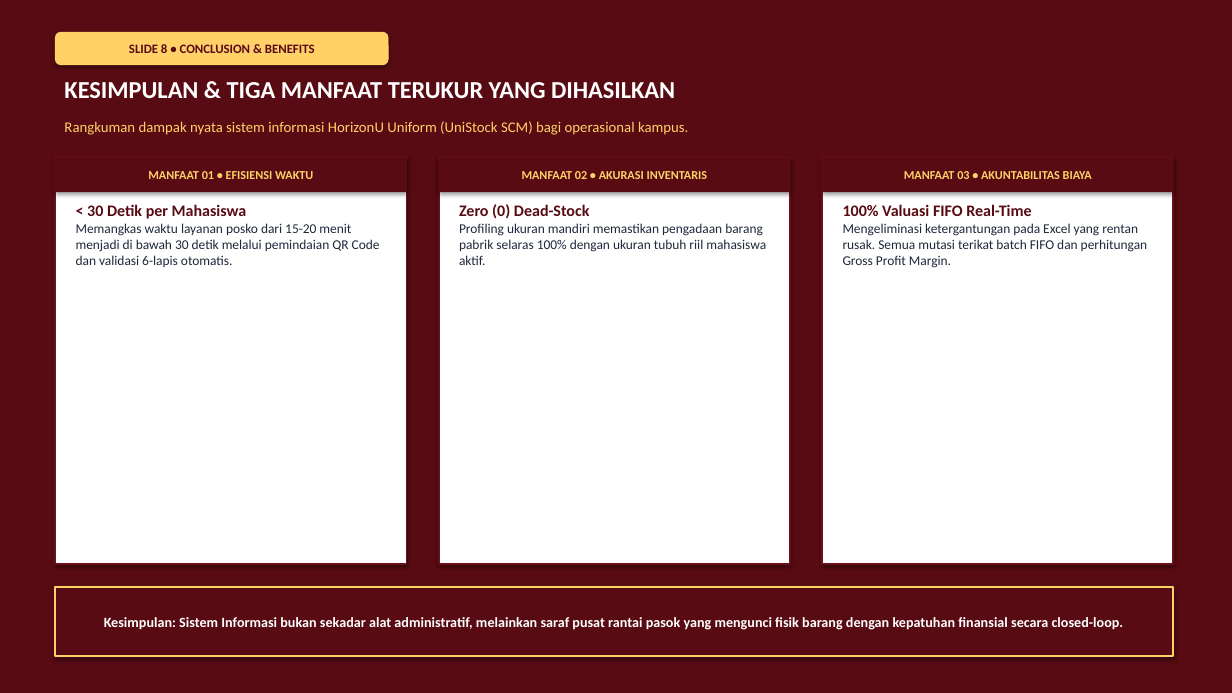
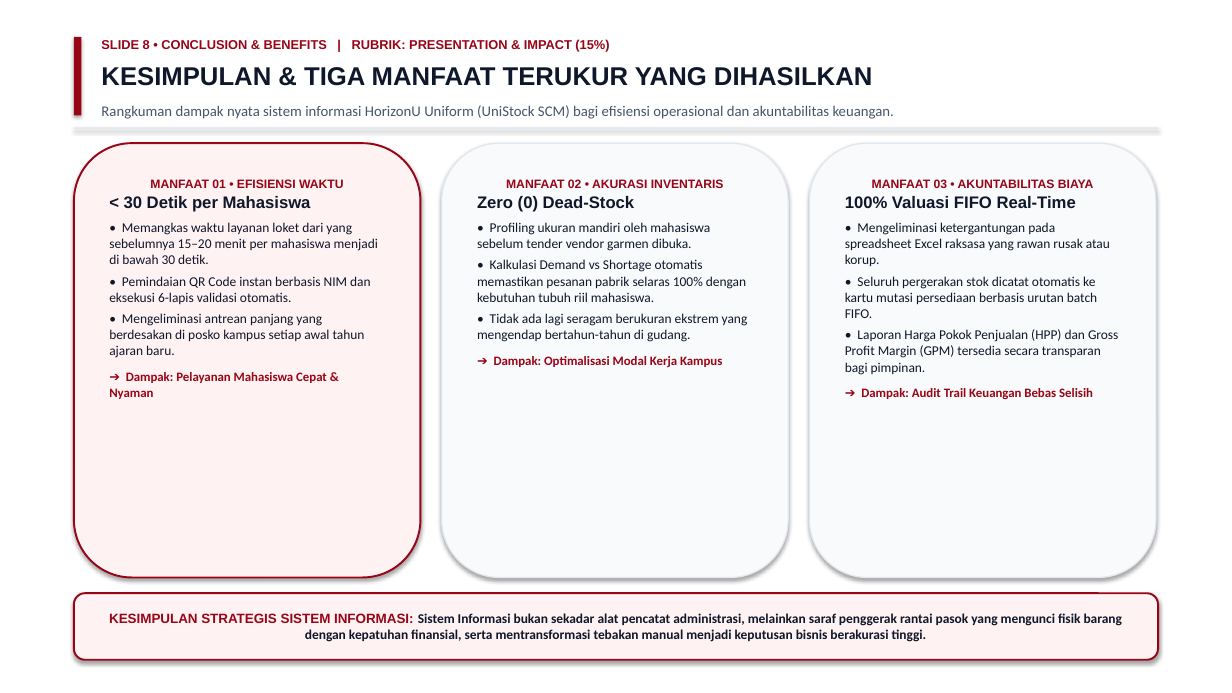
Before and after one commit to hildan-anugrah/tectnospark, a slide deck: slide 8 of HorizonU_Uniform_UniStock_SCM_Presentasi_Technospark.pptx. Drawn at 1232x693 pixels with LibreOffice and Linux fonts; fonts in the diff are those of the drawing. Boxes give left, top, right and bottom in pixels: in the first picture for what was removed or moved away, otherwise in the second. Text is boxed around its words. In the diff, an @@ line names an element or a change of style, - is before the commit and + after.

Commit message:
style: align color palette to corporate white and crimson matching pitch deck reference

```diff
--- a/HorizonU_Uniform_UniStock_SCM_Presentasi_Technospark.pptx
+++ b/HorizonU_Uniform_UniStock_SCM_Presentasi_Technospark.pptx
@@ background #580B13 to #FFFFFF @@
@@ rounded rectangle removed at box(55, 32, 388, 65) @@
-SLIDE 8 • CONCLUSION & BENEFITS
@@ rectangle added at box(74, 37, 81, 116), fill #980517 @@
@@ text "KESIMPULAN & TIGA MANFAAT TERUKUR ...": place and size @@
-text "KESIMPULAN & TIGA MANFAAT TERUKUR ..." at box(64, 82, 675, 98)
+text "KESIMPULAN & TIGA MANFAAT TERUKUR ..." at box(101, 67, 872, 86)
@@ text "KESIMPULAN & TIGA MANFAAT TERUKUR ..." at box(101, 67, 872, 86): size 19 to 20 pt, font Calibri to Arial, text colour #FFFFFF to #0F172A @@
@@ text added at box(101, 39, 609, 52), 10 pt, text #980517, bold @@
+SLIDE 8 • CONCLUSION & BENEFITS | RUBRIK: PRESENTATION & IMPACT (15%)
@@ text at box(101, 105, 894, 119): text changed; text colour #FFD166 to #475569 @@
-Rangkuman dampak nyata sistem informasi HorizonU Uniform (UniStock SCM) bagi operasional kampus.
+Rangkuman dampak nyata sistem informasi HorizonU Uniform (UniStock SCM) bagi efisiensi operasional dan akuntabilitas keuangan.
@@ rounded rectangle "MANFAAT 01 • EFISIENSI WAKTU": place and size @@
-rounded rectangle "MANFAAT 01 • EFISIENSI WAKTU" at box(76, 204, 380, 267)
+rounded rectangle "MANFAAT 01 • EFISIENSI WAKTU" at box(74, 143, 421, 578)
@@ rounded rectangle "MANFAAT 01 • EFISIENSI WAKTU" at box(74, 143, 421, 578): fill none to #FEF2F2; outline none to #980517 1.5 pt; shadow on @@
@@ rectangle added at box(74, 128, 1158, 128), fill #E2E8F0 @@
@@ rounded rectangle "MANFAAT 02 • AKURASI INVENTARIS": place and size @@
-rounded rectangle "MANFAAT 02 • AKURASI INVENTARIS" at box(439, 157, 790, 564)
+rounded rectangle "MANFAAT 02 • AKURASI INVENTARIS" at box(442, 143, 788, 578)
@@ rounded rectangle "MANFAAT 02 • AKURASI INVENTARIS" at box(442, 143, 788, 578): rectangle to rounded rectangle; fill #FFFFFF to #F8FAFC; outline #6B0F1A 1.5 pt to #E2E8F0 1 pt @@
@@ rounded rectangle added at box(810, 143, 1156, 578), fill #F8FAFC, outline #E2E8F0 1 pt, 10.5 pt, text #0F172A @@
+MANFAAT 03 • AKUNTABILITAS BIAYA
+100% Valuasi FIFO Real-Time
+• Mengeliminasi ketergantungan pada spreadsheet Excel raksasa yang rawan rusak atau korup.
+• Seluruh pergerakan stok dicatat otomatis ke kartu mutasi persediaan berbasis urutan batch FIFO.
+• Laporan Harga Pokok Penjualan (HPP) dan Gross Profit Margin (GPM) tersedia secara transparan bagi pimpinan.
+➔ Dampak: Audit Trail Keuangan Bebas Selisih
@@ rectangle removed at box(55, 157, 407, 564) @@
@@ rectangle removed at box(55, 157, 407, 192) @@
-MANFAAT 01 • EFISIENSI WAKTU
@@ text in rounded rectangle at box(150, 179, 344, 188): paragraph added @@
+MANFAAT 01 • EFISIENSI WAKTU
@@ rectangle removed at box(439, 157, 790, 192) @@
-MANFAAT 02 • AKURASI INVENTARIS
@@ text in rounded rectangle at box(477, 179, 748, 367): text added @@
+MANFAAT 02 • AKURASI INVENTARIS
+Zero (0) Dead-Stock
+• Profiling ukuran mandiri oleh mahasiswa sebelum tender vendor garmen dibuka.
+• Kalkulasi Demand vs Shortage otomatis memastikan pesanan pabrik selaras 100% dengan kebutuhan tubuh riil mahasiswa.
+• Tidak ada lagi seragam berukuran ekstrem yang mengendap bertahun-tahun di gudang.
+➔ Dampak: Optimalisasi Modal Kerja Kampus
@@ rectangle removed at box(823, 157, 1174, 564) @@
@@ rectangle removed at box(823, 157, 1174, 192) @@
-MANFAAT 03 • AKUNTABILITAS BIAYA
@@ text in rounded rectangle at box(124, 196, 311, 212): size 12.5 to 13 pt, font Calibri to Arial, text colour #580B13 to #0F172A in "< 30 Detik per Mahasiswa"; more space between paragraphs @@
@@ text removed at box(459, 204, 766, 265) @@
-Zero (0) Dead-Stock
-Profiling ukuran mandiri memastikan pengadaan barang pabrik selaras 100% dengan ukuran tubuh riil mahasiswa aktif.
@@ text removed at box(843, 204, 1148, 268) @@
-100% Valuasi FIFO Real-Time
-Mengeliminasi ketergantungan pada Excel yang rentan rusak. Semua mutasi terikat batch FIFO dan perhitungan Gross Profit Margin.
@@ text in rounded rectangle at box(109, 222, 378, 399): text changed; text colour #1E293B to #0F172A @@
-Memangkas waktu layanan posko dari 15-20 menit menjadi di bawah 30 detik melalui pemindaian QR Code dan validasi 6-lapis otomatis.
+• Memangkas waktu layanan loket dari yang sebelumnya 15–20 menit per mahasiswa menjadi di bawah 30 detik.
+• Pemindaian QR Code instan berbasis NIM dan eksekusi 6-lapis validasi otomatis.
+• Mengeliminasi antrean panjang yang berdesakan di posko kampus setiap awal tahun ajaran baru.
+➔ Dampak: Pelayanan Mahasiswa Cepat & Nyaman
@@ rounded rectangle "KESIMPULAN STRATEGIS SISTEM INFORMASI: Sistem ...": place and size @@
-rounded rectangle "KESIMPULAN STRATEGIS SISTEM INFORMASI: Sistem ..." at box(55, 587, 1174, 656)
+rounded rectangle "KESIMPULAN STRATEGIS SISTEM INFORMASI: Sistem ..." at box(74, 593, 1158, 660)
@@ rounded rectangle "KESIMPULAN STRATEGIS SISTEM INFORMASI: Sistem ..." at box(74, 593, 1158, 660): rectangle to rounded rectangle; fill #580B13 to #FEF2F2; outline #FFD166 1.5 pt to #980517 1.5 pt @@
@@ text in rounded rectangle at box(109, 613, 1122, 642): text changed; size 11 to 10.5 pt; text colour #FFFFFF to #0F172A @@
-Kesimpulan: Sistem Informasi bukan sekadar alat administratif, melainkan saraf pusat rantai pasok yang mengunci fisik barang dengan kepatuhan finansial secara closed-loop.
+KESIMPULAN STRATEGIS SISTEM INFORMASI: Sistem Informasi bukan sekadar alat pencatat administrasi, melainkan saraf penggerak rantai pasok yang mengunci fisik barang dengan kepatuhan finansial, serta mentransformasi tebakan manual menjadi keputusan bisnis berakurasi tinggi.
```
Also in this commit, not shown: 7 other slides changed, 2 other files.
